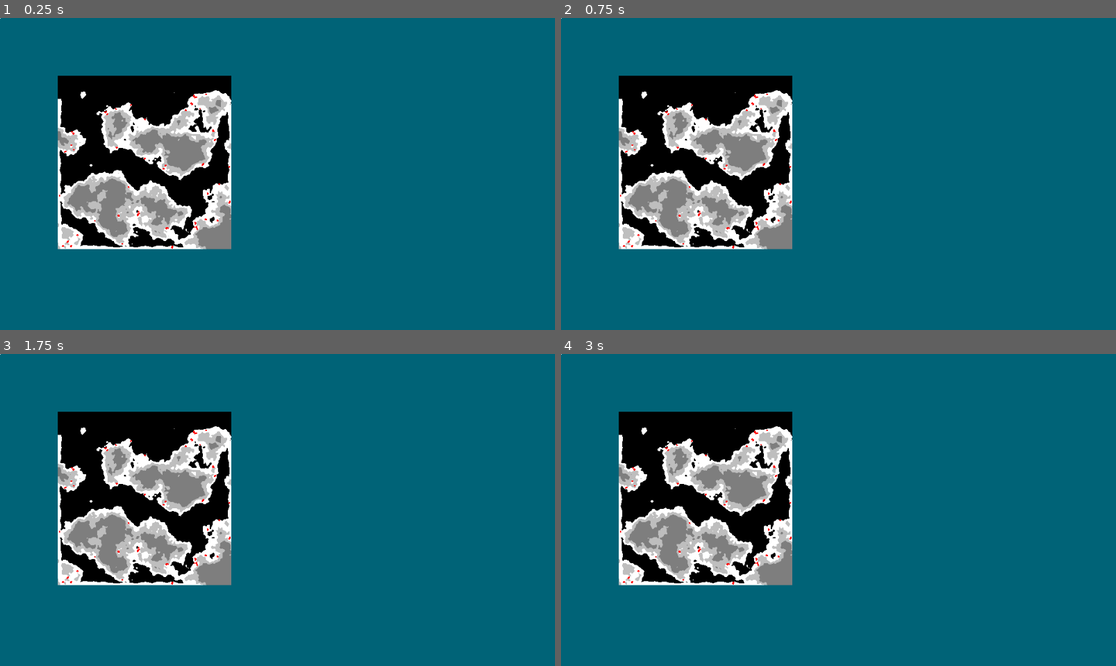
Above: before the commit, frames 1-4 (two rows, left to right).
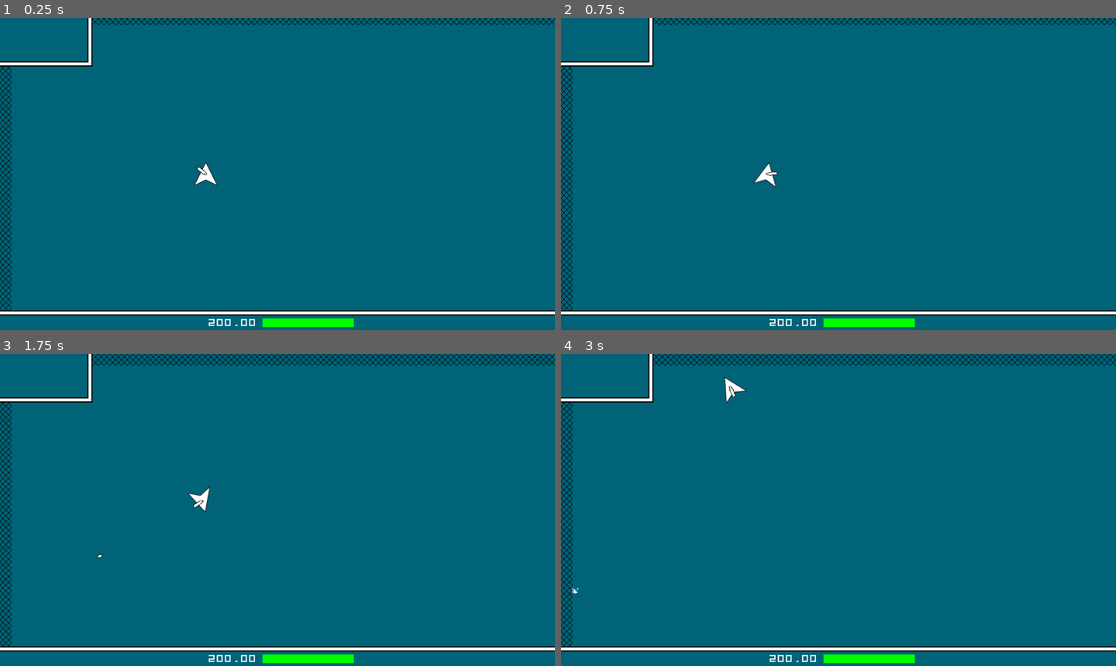
Above: after the commit, the same moments.

Repository: LangII/ProjectSpaceMiner
Game: Godot game, scene res://scenes/Main.tscn
Two runs of this game, one before a commit and one after it. Both use one fixed random seed, a clock stepped at 60 frames per second and the inputs below.
Inputs (mouse positions are in pixels of both pictures, inside the frame that each line leads up to):
- Up to frame 1 (0.25 s): no input
- Up to frame 2 (0.75 s): tap Enter at 0.5 s; move the mouse to (960, 158) at 0.52 s; hold D (right) from 0.53 s (still down); tap T (test) at 0.6 s
- Up to frame 3 (1.75 s): move the mouse to (166, 525) at 1.27 s; release D (right) at 1.28 s; hold S (down) from 1.28 s (still down); click (166, 525) at 1.35 s; tap T (test) at 1.55 s
- Up to frame 4 (3 s): move the mouse to (894, 441) at 2.02 s; release S (down) at 2.03 s; hold D (right) 2.03-2.78 s; tap T (test) at 2.1, 2.85 s; move the mouse to (810, 572) at 2.77 s; hold W (up) from 2.78 s (still down)

The runs differ from the first frame. In frame 1, 21% of the frame differs, in the area x 0-100%, y 0-100%; in frame 2, 21%; in frame 3, 22%; in frame 4, 22%.
Error before the commit: Attempt to call function 'get_children' in base 'null instance' on a null instance. (res://scripts/Main.gd:47)

Commit message:
demo prep

Diff:
--- a/scenes/Enemy02.tscn
+++ b/scenes/Enemy02.tscn
@@ -10,6 +10,8 @@
 radius = 5.0
 
 [node name="Enemy02" type="KinematicBody2D"]
+collision_layer = 16
+collision_mask = 7
 script = ExtResource( 1 )
 
 [node name="CollisionShape2D" type="CollisionShape2D" parent="."]
--- a/scripts/Controls.gd
+++ b/scripts/Controls.gd
@@ -4,7 +4,7 @@
 var tile_width = 20
 var tile_height = 20
 
-var tile_map_width = 300
-var tile_map_height = 300
+var tile_map_width = 200
+var tile_map_height = 200
 
 var safe_zone_start_height = 50
--- a/scripts/Enemy02.gd
+++ b/scripts/Enemy02.gd
@@ -1,57 +1,25 @@
 
 """
-NEXT TO DOS
------------
-
-2023-02-05
-
-DONE
-- Next to do is link split() to takeDmg() (depending on node taking damage).
-
-DONE
-- Then make it so if Head or last Segment takes damage to 0 health, split() does not occur.
-Instead, those single nodes get deleted.
-
-DONE
-- Then trigger whole Enemy02 death from Tail death.
-
-DONE
-- Then create drop sprites and initiate them.
-
-DONE
-- Then make Enemy02 start to target Ship.
-
-- Then create functionality of Ship taking damage and being knocked back from collision with
-Enemy02 (all collisions including Head, all Segments, and Tail).
-
-2023-02-08
-
-- Regarding collision with Area nodes ^ ...  Will need to add an Area node to Ship.  Then have Ship be
-the scene that senses for collision with other Area nodes.  Use Bullet01 Area to Enemy02 Area
-collision as example.  Except instead of triggering damamge to Enemy02, trigger damage to Ship.
-
-2023-02-07
-
-- Add randomization to ship targeting.
-
-DONE
-- I think there might be a problem when an Enemy02 ends up being only a Head and a Tail and then the
-Head takes killing damage.  I'm not sure how the game will react.  But the way it should react is if
-the Head takes damage beyond 0 health (and only the Head and Tail exist, no Segments), then that
-damage should spill over to the Tail.
-
-
+-------------------
 LOW PRIORITY TO DOS
 -------------------
 
 2023-02-05
 
-- From split...
+- From split()...
 
 	- Resulting Enemy02s have an inconsistent gap between segments (SPINE_TO_SPINE_DIST).
 
 	- Front Enemy02 should keep old Enemy02's target.  It does not.  After split(), both front and
 	back Enemy02s make dramatic turns to pursue new targets.
+
+2023-07-08
+
+- From split()...
+
+	- When dealing with an Enemy02 that was the result of a previous split(), and the new Enemy02's
+	segment names do not start with 'Segment01', another split() will cause one of the resulting
+	Enemy02s to have too many segments.
 """
 
 extends KinematicBody2D
@@ -79,6 +47,15 @@
 
 onready var SPEED_MIN = 100
 onready var SPEED_MAX = 60
+
+"""
+2023-07-04
+- Shit this enemy is super buggy!!!
+- Need to look into why changing these speed vars causes a crash from a split due to some kind of
+misalignment with the spine (likely has to do with the init() and spine generation).
+"""
+#onready var SPEED_MIN = 60
+#onready var SPEED_MAX = 40
 #onready var SPEED_MIN = 40
 #onready var SPEED_MAX = 20
 
@@ -152,6 +129,7 @@
 onready var can_dmg_ship = true
 onready var DMG = 20.0
 onready var DMG_TO_SELF_MOD = 0.5
+
 onready var SHIP_COL_IMPULSE_MOD = 80.0
 
 
@@ -183,9 +161,11 @@
 
 		handleSegmentsDataFromSplitInit(_segments_data)
 
-	setLowestHighestSegmentNames()
+	setLowestHighestSegmentNames('init')
 
 	$CanDmgShipTimer.wait_time = CAN_DMG_SHIP_DELAY
+
+#	print("\ninit target = ", target)
 
 
 func _process(_delta:float) -> void:
@@ -302,13 +282,15 @@
 		startWoundedTweenLowUp()
 
 
-func setLowestHighestSegmentNames() -> void:
+func setLowestHighestSegmentNames(_temp_from:String) -> void:
 	var segment_names = []
 	for segment_name in segments_data.keys():
 		if not segment_name in ['Head', 'Tail']:
 			segment_names += [segment_name]
 	LOWEST_SEGMENT_NAME = segment_names.min()
 	HIGHEST_SEGMENT_NAME = segment_names.max()
+
+#	print("\n%s - from '%s()':\n\tLOWEST_SEGMENT_NAME = '%s'\n\tHIGHEST_SEGMENT_NAME = '%s'\n\tsegment_names = %s" % [name, _temp_from, LOWEST_SEGMENT_NAME, HIGHEST_SEGMENT_NAME, segment_names])
 
 
 ####################################################################################################
@@ -422,14 +404,20 @@
 
 
 func takeDmg(_node_took_dmg:Object, _dmg:int) -> void:
+
+	print("\n!!! START OF takeDmg() !!!")
+
 	HAS_TAKEN_DMG = true
+
 	var segment_name = ''
+
 	if _node_took_dmg.name.begins_with('Segment'):		segment_name = _node_took_dmg.name
 	elif (
 		_node_took_dmg.name.begins_with('Enemy02')
 		or _node_took_dmg.name.begins_with('@Enemy02')
 	):													segment_name = 'Head'
 	elif _node_took_dmg.name == 'Tail':					segment_name = 'Tail'
+
 	segments_data[segment_name]['health'] -= _dmg
 	setWoundedLevels(segment_name)
 	startWoundedTweenHighUp()
@@ -437,6 +425,12 @@
 
 #	if segment_name in ['Tail']:  return
 
+
+	print("\n'%s':\n\tsegment_name (took dmg): = '%s'\n\tSEGMENT_COUNT = '%s'" % [name, segment_name, SEGMENT_COUNT])
+
+	printDmg()
+
+
 	if segments_data[segment_name]['health'] <= 0:
 
 		if segment_name == 'Tail':  tailDies()
@@ -445,7 +439,9 @@
 
 			if SEGMENT_COUNT == 0:
 
-				takeDmg(segments_data['Tail']['col_node'], abs(segments_data['Head']['health']))
+#				takeDmg(segments_data['Tail']['col_node'], abs(segments_data['Head']['health']))
+#				takeDmg(segments_data[LOWEST_SEGMENT_NAME]['col_node'], abs(segments_data['Head']['health']))
+				tailDies()
 
 			else:
 
@@ -531,7 +527,8 @@
 
 	var drop_pos = global_position
 
-	updatesFromSplit(int(LOWEST_SEGMENT_NAME.substr(7, 2)) - 1)
+	updatesFromSplit('headDies', int(LOWEST_SEGMENT_NAME.substr(7, 2)) - 1)
+#	updatesFromSplit(int(LOWEST_SEGMENT_NAME.substr(7, 2)))
 
 	updateSpeedAndInnerTurnSharpness()
 
@@ -560,9 +557,14 @@
 	segments_map.erase(HIGHEST_SEGMENT_NAME)
 	segments_data.erase(HIGHEST_SEGMENT_NAME)
 
-	var second_to_last_segment_name = 'Segment%02d' % [int(HIGHEST_SEGMENT_NAME.substr(7, 2)) - 1]
-
-	var new_tail_spine_i = segments_map[second_to_last_segment_name]['spine_i'] + SEGMENT_TO_TAIL_SPINE_COUNT
+	var new_tail_spine_i = SEGMENT_TO_TAIL_SPINE_COUNT
+	if SEGMENT_COUNT != 0:
+		var second_to_last_segment_name = 'Segment%02d' % [int(HIGHEST_SEGMENT_NAME.substr(7, 2)) - 1]
+		new_tail_spine_i += segments_map[second_to_last_segment_name]['spine_i']
+
+#	print("\nsecond_to_last_segment_name = ", second_to_last_segment_name)
+#	print("\nsecond_to_last_segment_name = ", second_to_last_segment_name)
+
 
 	segments_map['Tail']['spine_i'] = new_tail_spine_i
 
@@ -580,7 +582,7 @@
 	startWoundedTweenHighUp()
 	startWoundedTweenLowUp()
 
-	setLowestHighestSegmentNames()
+	setLowestHighestSegmentNames('lastSegmentDies')
 
 	gameplay.initDrop('enemy_02_b', 1, last_segment_pos)
 
@@ -594,11 +596,22 @@
 
 	var del_segment_i = int(_del_segment_name.substr(7, 2))
 
+
+
+	"""
+	2023-07-04
+	- Looks like I fixed the bug that causes crashes during Enemy02 split().  But now there's a
+	"not the result I want" error.  Sometimes, during a split(), if you combine the 2 resulting
+	Enemy02s, you'll end up with more segments than the original Enemy02.
+	"""
+
+
+
 	var drop_pos = spine[segments_map[_del_segment_name]['spine_i']]
 
 	instFrontEnemy02FromSplit(_del_segment_name, del_segment_i)
 
-	updatesFromSplit(del_segment_i)
+	updatesFromSplit('split', del_segment_i)
 
 	updateSpeedAndInnerTurnSharpness()
 
@@ -638,9 +651,79 @@
 	enemy02_inst.global_position = global_position
 
 
-func updatesFromSplit(_del_segment_i:int) -> void:
-
-	SEGMENT_COUNT -= _del_segment_i + 1
+
+
+
+
+
+
+
+
+
+
+
+
+
+
+
+
+
+
+
+
+
+func updatesFromSplit(_temp_from:String, _del_segment_i:int) -> void:
+
+	print("\nupdateFromSplit() _temp_from = ", _temp_from)
+
+	var true_del_segment_i = 0
+
+	if _temp_from == 'split':
+
+		var del_segment_name = 'Segment%02d' % [_del_segment_i]
+		print("\ndel_segment_name = ", del_segment_name)
+
+		print("\nsegments_data = ", segments_data)
+
+		var true_segment_names = segments_data.keys().slice(1, -2)
+		true_segment_names.sort()
+		print("\ntrue_segment_names = ", true_segment_names)
+
+		var true_segment_names_i = 1
+		for true_segment_name in true_segment_names:
+			if del_segment_name == true_segment_name:
+				true_del_segment_i = true_segment_names_i
+				break
+			true_segment_names_i += 1
+
+		print("\ntrue_del_segment_i = ", true_del_segment_i)
+
+		if not true_del_segment_i:  util.throwError("\n\\_(**)_/\n")
+
+	elif _temp_from == 'headDies':
+
+		true_del_segment_i = 0
+
+	"""
+	2023-07-04
+	This ^ is a problem.  '_del_segment_i' could be '6'.  But if it's the first or only segment then
+	this function behaves as if '6' is '1'.  '_del_segment_i' is treated as if it represents the
+	position of the '_del_segment' within 'segments_data'.
+	"""
+
+
+
+	print("\n%s:" % [name])
+	print("\t_del_segment_i = ", _del_segment_i)
+	print("\tSEGMENT_COUNT (before) = ", SEGMENT_COUNT)
+
+#	SEGMENT_COUNT -= _del_segment_i + 1
+	SEGMENT_COUNT -= true_del_segment_i + 1
+
+	print("\tSEGMENT_COUNT (after) = ", SEGMENT_COUNT)
+
+
+
 	var new_head_segment = 'Segment%02d' % [_del_segment_i + 1]
 
 	# Transfer health and wounded data from segment to new head.
@@ -671,7 +754,39 @@
 
 	global_position = new_head_global_position
 
-	setLowestHighestSegmentNames()
+	setLowestHighestSegmentNames('updatesFromSplit')
+
+
+
+
+
+
+
+
+
+
+
+
+
+
+
+
+
+
+
+
+####################################################################################################
+
+
+func printDmg() -> void:
+	print("\n'%s' dmg:" % [name])
+	print("\t'Head'     : %s" % [segments_data['Head']['health']])
+	var segment_names = segments_data.keys()
+	segment_names.sort()
+	for segment_name in segment_names:
+		if segment_name in ['Head', 'Tail']:  continue
+		print("\t'%s': %s" % [segment_name, segments_data[segment_name]['health']])
+	print("\t'Tail'     : %s" % [segments_data['Tail']['health']])
 
 
 ####################################################################################################
--- a/scripts/EnemyGenLogic.gd
+++ b/scripts/EnemyGenLogic.gd
@@ -25,10 +25,11 @@
 
 			1.00: {'MIN': 10, 'MAX': 20},
 			0.50: {'MIN': 10, 'MAX': 20},
-			0.25: {'MIN': 10, 'MAX': 20}
+#			0.25: {'MIN': 10, 'MAX': 20}
 
 		},
-		'WEIGHTED_COUNT_PER_SWARM': {'MIN': 2, 'MAX': 8},
+#		'WEIGHTED_COUNT_PER_SWARM': {'MIN': 2, 'MAX': 4},
+		'WEIGHTED_COUNT_PER_SWARM': {'MIN': 1, 'MAX': 3},
 		'WEIGHTED_HOME_RADIUS': {'MIN': 4, 'MAX': 10},  # by tile
 		'WEIGHTED_NEAR_COORDS_DIST': {'MIN': 2, 'MAX': 8}  # by tile
 	}
@@ -77,13 +78,20 @@
 
 func genEnemy02s() -> void:
 
-	var enemy_inst = enemy_02.instance()
+	for gen_data in [
+		{'segment_count': 6, 'start_pos': Vector2(800, 1900)},
+#		{'segment_count': 10, 'start_pos': Vector2(800, 1100)}
+	]:
 
-	_enemies_.add_child(enemy_inst)
+		var enemy_inst = enemy_02.instance()
 
-	enemy_inst.init(10)
+		_enemies_.add_child(enemy_inst)
 
-	enemy_inst.global_position = Vector2(620, 450)
+		# looks like global position needs to be set before calling init()
+		enemy_inst.global_position = gen_data['start_pos']
+
+		enemy_inst.init(gen_data['segment_count'])
+
 
 
 ####################################################################################################
--- a/scripts/Gameplay.gd
+++ b/scripts/Gameplay.gd
@@ -30,10 +30,10 @@
 var SHIP_SCN_REF = 'res://scenes/Ship.tscn'
 var HUD_SCN_REF = 'res://scenes/Hud.tscn'
 
-onready var SEED = util.rng.randi()
+#onready var SEED = util.rng.randi()
 #onready var SEED = hash('bender rules')
 #onready var SEED = 4057731354
-#onready var SEED = 2099129296
+onready var SEED = 993845567
 
 var tile_map_logic = null
 var tile_map = null
@@ -52,16 +52,8 @@
 var CAM_SHAKE_TRAUMA_MOD = 2.2
 var CAM_SHAKE_MAX_OFFSET = 10
 
-var mini_map_test = true
-#var mini_map_test = false
-
-
-
-
-var mini_tile_maps = []
-
-
-
+#var mini_map_test = true
+var mini_map_test = false
 
 
 ####################################################################################################
@@ -82,17 +74,17 @@
 
 	addShip()
 
-#		addEnemies()
+	addEnemies()
 
 	addCamera()
 
 	addHud()
 
-	var mini_tile_map = get_node('MiniTileMap')
-
-	mini_tile_map.global_position = Vector2(100, 100)
-
-	print("\nmini_tile_map.global_position = ", mini_tile_map.global_position)
+#	var mini_tile_map = get_node('MiniTileMap')
+#
+#	mini_tile_map.global_position = Vector2(100, 100)
+#
+#	print("\nmini_tile_map.global_position = ", mini_tile_map.global_position)
 
 	if mini_map_test:
 		remove_child(hud)
@@ -127,7 +119,7 @@
 	enemy_gen_logic = load(ENEMY_GEN_LOGIC_SCN_REF).instance()
 	add_child(enemy_gen_logic)
 
-#	enemy_gen_logic.genEnemy01s()
+	enemy_gen_logic.genEnemy01s()
 	enemy_gen_logic.genEnemy02s()
 
 
--- a/scripts/Main.gd
+++ b/scripts/Main.gd
@@ -42,17 +42,33 @@
 
 	if Input.is_action_just_pressed('test'):
 
+		var stupid_temp_node = Node2D.new()
+		add_child(stupid_temp_node)
+		print("\nget_global_mouse_position() = ", stupid_temp_node.get_global_mouse_position())
+		stupid_temp_node.queue_free()
+
 		var enemies = get_node('Gameplay/Enemies')
 
-		for enemy in enemies.get_children():
-
-			print("\n\n\n%s:" % [enemy.name])
-
-			print("\nenemy.spine =\n", enemy.spine)
-
-			print("\nenemy.segments_map =\n", enemy.segments_map)
-
-			print("\nenemy.segments_data =\n", enemy.segments_data)
+#		var new_speed = 0
+#		if enemies.get_children()[0].SPEED == 0:  new_speed = 60
+#
+#		for enemy in enemies.get_children():  enemy.SPEED = new_speed
+#
+#		for enemy in enemies.get_children():
+#
+#			if not enemy.name.replace('@', '').begins_with('Enemy02'):  continue
+##
+#			print("\n%s:" % [enemy.name])
+#
+#			print("\tenemy.global_position = ", enemy.global_position)
+#
+#			print("\tenemy.target = ", enemy.target)
+#
+#			print("\nenemy.spine =\n", enemy.spine)
+#
+#			print("\nenemy.segments_map =\n", enemy.segments_map)
+#
+#			print("\nenemy.segments_data =\n", enemy.segments_data)
 
 #		var enemy = get_node('Gameplay/Enemies/Enemy02')
 
--- a/scripts/tiles/BaseTileMapLogic.gd
+++ b/scripts/tiles/BaseTileMapLogic.gd
@@ -183,20 +183,20 @@
 
 func setNoiseParams():
 
-#	noise.octaves = NOISE_OCTAVES
-#	noise.period = NOISE_PERIOD
-#	noise.persistence = NOISE_PERSISTENCE
-#	noise.lacunarity = NOISE_LACUNARITY
+	noise.octaves = NOISE_OCTAVES
+	noise.period = NOISE_PERIOD
+	noise.persistence = NOISE_PERSISTENCE
+	noise.lacunarity = NOISE_LACUNARITY
 
 #	var NOISE_OCTAVES = 3  # 1 = 3 = 9 (int) (edge distortion)
 #	var NOISE_PERIOD = 64  # 0.1 = 64 = 256 (float) (noise size)
 #	var NOISE_PERSISTENCE = 0.5  # 0 = 0.5 = 1 (float)
 #	var NOISE_LACUNARITY = 2  # 0.1 = 2 = 4 (float)
 
-	noise.octaves = util.getRandomInt(4, 8)
-	noise.period = util.getRandomFloat(50, 200)
-	noise.persistence = util.getRandomFloat(0.25, 0.5)
-	noise.lacunarity = util.getRandomFloat(2, 3)
+#	noise.octaves = util.getRandomInt(4, 8)
+#	noise.period = util.getRandomFloat(50, 200)
+#	noise.persistence = util.getRandomFloat(0.25, 0.5)
+#	noise.lacunarity = util.getRandomFloat(2, 3)
 
 
 func initTileDataContainer():
--- a/scripts/tiles/MineralTileMapLogic.gd
+++ b/scripts/tiles/MineralTileMapLogic.gd
@@ -4,16 +4,16 @@
 
 var MINERAL_MAP = {
 	'mineral_01': {
-		'TILE_CODE': 0, 'TILE_LEVELS': [1], 'VEIN_ATTEMPTS': 100, 'DROP_VALUE_MIN': 1, 'DROP_VALUE_MAX': 3,
-		'VEIN_SIZE_MIN': 1, 'VEIN_SIZE_MAX': 8
+		'TILE_CODE': 0, 'TILE_LEVELS': [1], 'VEIN_ATTEMPTS': 250, 'DROP_VALUE_MIN': 1, 'DROP_VALUE_MAX': 3,
+		'VEIN_SIZE_MIN': 4, 'VEIN_SIZE_MAX': 12
 	},
 	'mineral_02': {
-		'TILE_CODE': 1, 'TILE_LEVELS': [1], 'VEIN_ATTEMPTS': 50, 'DROP_VALUE_MIN': 1, 'DROP_VALUE_MAX': 3,
-		'VEIN_SIZE_MIN': 1, 'VEIN_SIZE_MAX': 8
+		'TILE_CODE': 1, 'TILE_LEVELS': [1], 'VEIN_ATTEMPTS': 150, 'DROP_VALUE_MIN': 1, 'DROP_VALUE_MAX': 3,
+		'VEIN_SIZE_MIN': 2, 'VEIN_SIZE_MAX': 8
 	},
 	'mineral_03': {
-		'TILE_CODE': 2, 'TILE_LEVELS': [1], 'VEIN_ATTEMPTS': 50, 'DROP_VALUE_MIN': 1, 'DROP_VALUE_MAX': 3,
-		'VEIN_SIZE_MIN': 1, 'VEIN_SIZE_MAX': 8
+		'TILE_CODE': 2, 'TILE_LEVELS': [2], 'VEIN_ATTEMPTS': 150, 'DROP_VALUE_MIN': 1, 'DROP_VALUE_MAX': 3,
+		'VEIN_SIZE_MIN': 2, 'VEIN_SIZE_MAX': 8
 	},
 }
 
@@ -91,4 +91,4 @@
 func setMiniTileMapMineralPos(_x:int, _y:int, _buffer:int=1) -> void:
 	for y in range(max(_y - _buffer, 0), min(_y + _buffer, ctrl.tile_map_height - 1)):
 		for x in range(max(_x - _buffer, 0), min(_x + _buffer, ctrl.tile_map_width - 1)):
-			mini_tile_map.set_cell(x, y, 5)
+			mini_tile_map.set_cell(x, y, 4)
Binary file added: gameplay_example_01.gif
Not shown, added: level_gen_example_01.png.import
Not shown, removed: .~lock.level_gen_example_01.odt#
Not shown, changed: README.md
Not shown, removed: level_gen_example_01.odt
